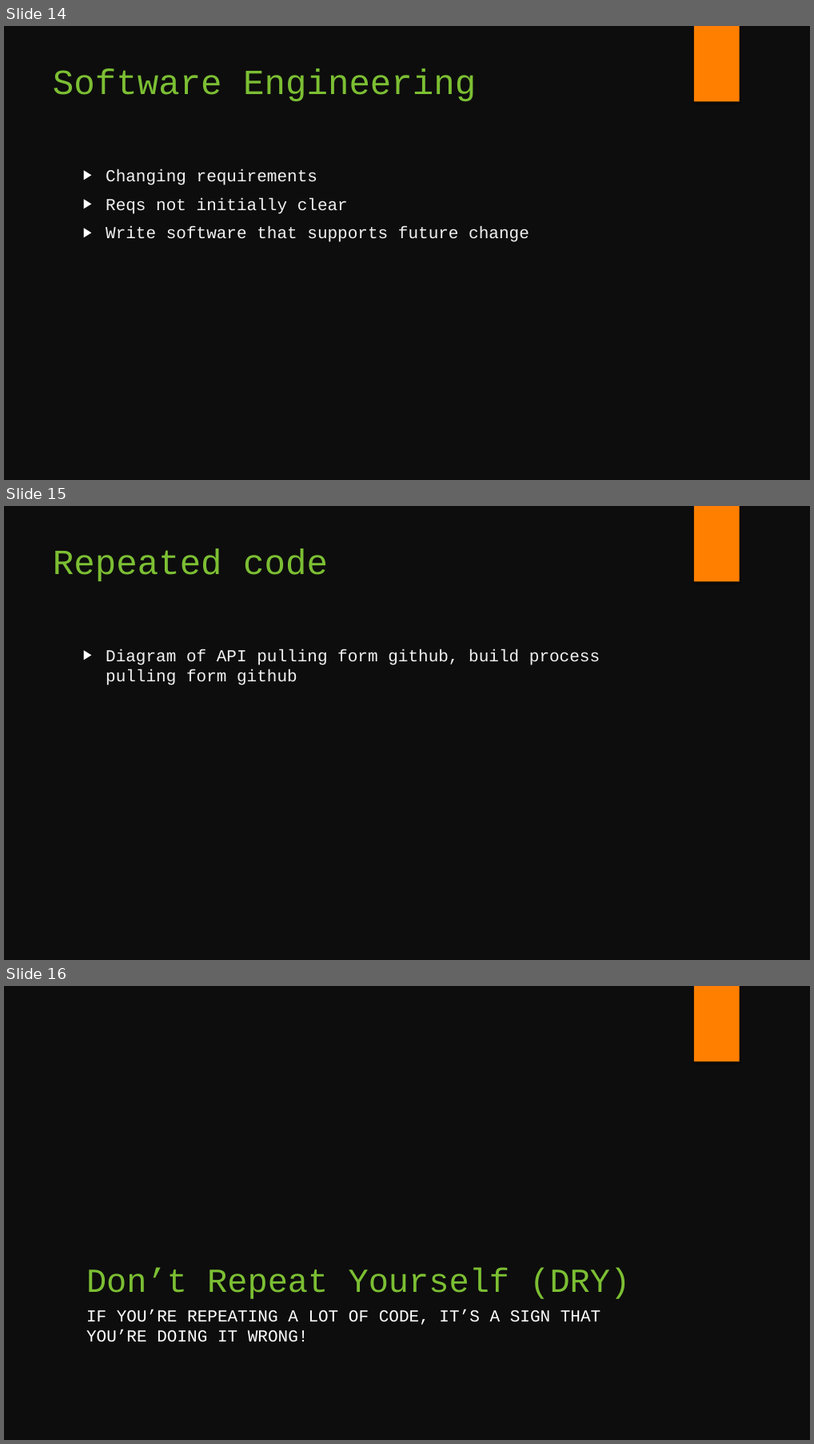
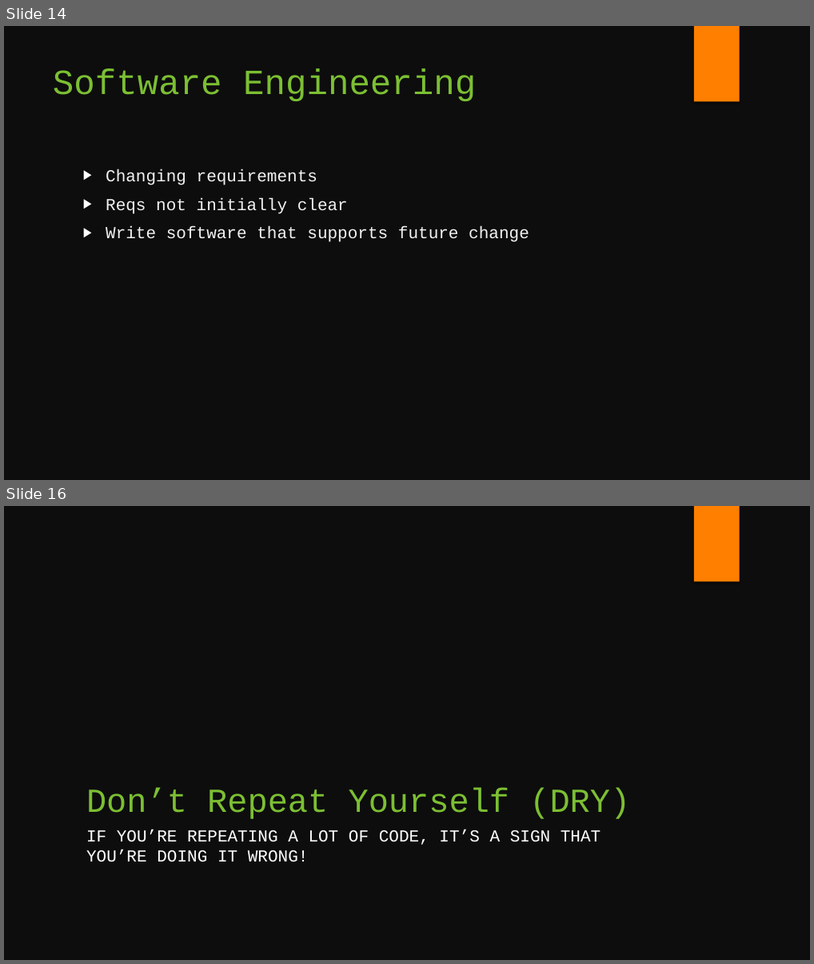
Before and after one commit to fsackur/Powershell-and-SE, a slide deck: Death by powerpoint.pptx. Shown one above the other, each under a label of ours: slides 14, 15 and 16 before the commit, slides 14 and 16 after it; the slides between them are not shown. The pictures are 814x1444 and 814x964 pixels, drawn with LibreOffice and Linux fonts; fonts in the diff are those of the drawing. Boxes give left, top, right and bottom in pixels: in the first picture for what was removed or moved away, otherwise in the second. Text is boxed around its words. In the diff, an @@ line names an element or a change of style, - is before the commit and + after.

```diff
--- a/Death by powerpoint.pptx
+++ b/Death by powerpoint.pptx
@@ slide 15 removed at bbox=[4, 506, 810, 960], background #0D0D0D; not listed: 1 template element that a slide beside it also shows @@
@@ title removed at bbox=[53, 549, 328, 581] @@
-Repeated code
@@ text removed at bbox=[106, 649, 600, 685] @@
-▶ Diagram of API pulling form github, build process pulling form github
```
Also in this commit, not shown: 4 slides changed, 4 slides added, 2 other slides removed.
